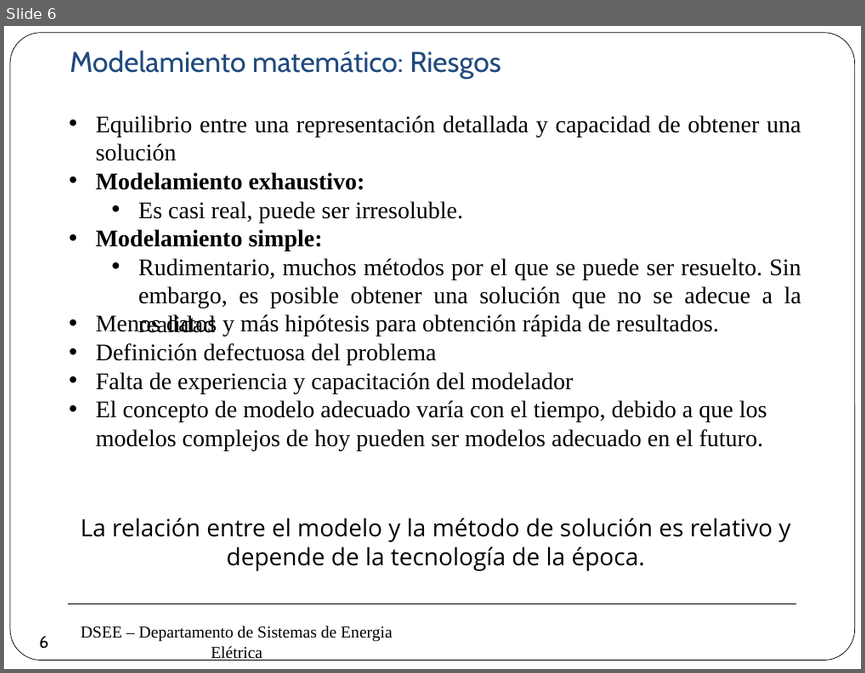
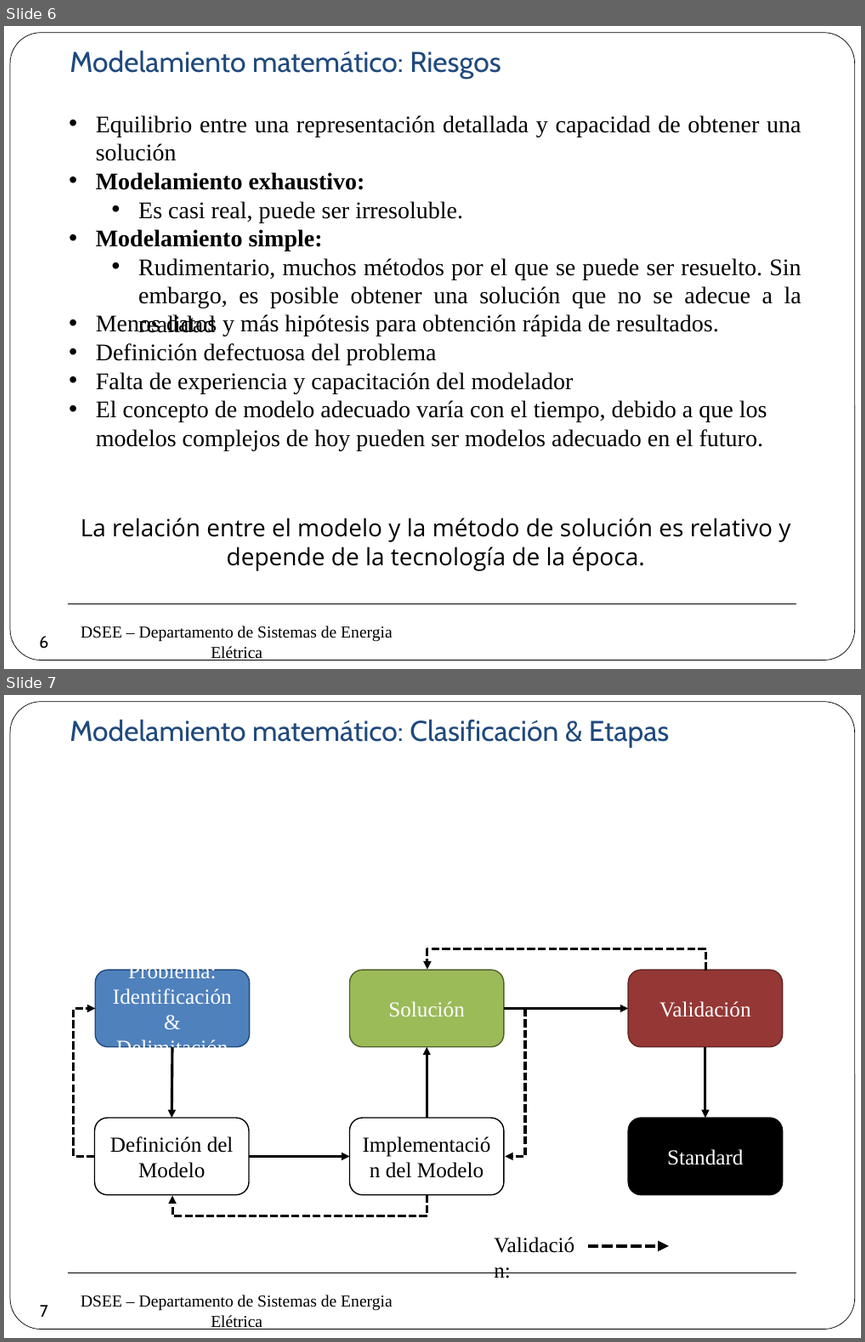
Before and after one commit to erikfilias/Power-Systems-Optimization-using-Julia-Language, a slide deck: 1. Lectures/Introducción a la Optimización aplicada a Sistemas de Energía Eléctrica/Dia 1/2. Modelamiento & Optimización.pptx. Shown one above the other, each under a label of ours: slide 6 before the commit, slides 6 and 7 after it. The pictures are 865x673 and 865x1342 pixels, drawn with LibreOffice and Linux fonts; fonts in the diff are those of the drawing; background and template pictures are left out. Boxes give left, top, right and bottom in pixels: in the first picture for what was removed or moved away, otherwise in the second. Text is boxed around its words. In the diff, an @@ line names an element or a change of style, - is before the commit and + after.

```diff
--- a/1. Lectures/Introducción a la Optimización aplicada a Sistemas de Energía Eléctrica/Dia 1/2. Modelamiento & Optimización.pptx
+++ b/1. Lectures/Introducción a la Optimización aplicada a Sistemas de Energía Eléctrica/Dia 1/2. Modelamiento & Optimización.pptx
@@ slide 7 added at [4,695,861,1338], background #FFFFFF; not listed: 3 template elements that a slide beside it also shows @@
@@ text added at [69,719,669,748], 24 pt, text #1F497D @@
+Modelamiento matemático: Clasificación & Etapas
@@ elbow arrow added from (706, 970) to (427, 970), #000000 2.25 pt dashed @@
@@ rounded rectangle added at [95,970,249,1047], fill #4F81BD, outline #1F497D 1 pt, 18 pt, text #FFFFFF @@
+Problema: Identificación & Delimitación
@@ rounded rectangle added at [349,970,504,1047], fill #9BBB59, outline #4F6228 1 pt, 18 pt, text #FFFFFF @@
+Solución
@@ rounded rectangle added at [628,970,782,1047], fill #953735, outline #632523 1 pt, 18 pt, text #FFFFFF @@
+Validación
@@ elbow arrow added from (95, 1156) to (95, 1009), #000000 2.25 pt dashed @@
@@ arrow added from (504, 1009) to (628, 1009), #000000 2.25 pt @@
@@ elbow arrow added from (504, 1009) to (506, 1156), #000000 2.25 pt dashed @@
@@ arrow added from (172, 1047) to (172, 1117), #000000 2.25 pt @@
@@ arrow added from (426, 1117) to (426, 1047), #000000 2.25 pt @@
@@ arrow added from (705, 1047) to (705, 1117), #000000 2.25 pt @@
@@ rounded rectangle added at [95,1117,249,1195], fill #FFFFFF, outline #000000 1 pt, 18 pt, text #000000 @@
+Definición del Modelo
@@ rounded rectangle added at [349,1117,504,1195], fill #FFFFFF, outline #000000 1 pt, 18 pt, text #000000 @@
+Implementación del Modelo
@@ rounded rectangle added at [628,1117,782,1195], fill #000000, outline #0D0D0D 1 pt, 18 pt, text #FFFFFF @@
+Standard
@@ arrow added from (249, 1156) to (349, 1156), #000000 2.25 pt @@
@@ elbow arrow added from (427, 1194) to (172, 1196), #000000 2.25 pt dashed @@
@@ text added at [485,1226,589,1260], 18 pt, text #000000 @@
+Validación:
@@ arrow added from (587, 1246) to (669, 1246), #000000 3 pt dashed @@
@@ page number added at [28,1294,61,1327], 14 pt, text #000000 @@
+7
```
Also in this commit, not shown: 7 other slides added, 2 slides removed.
